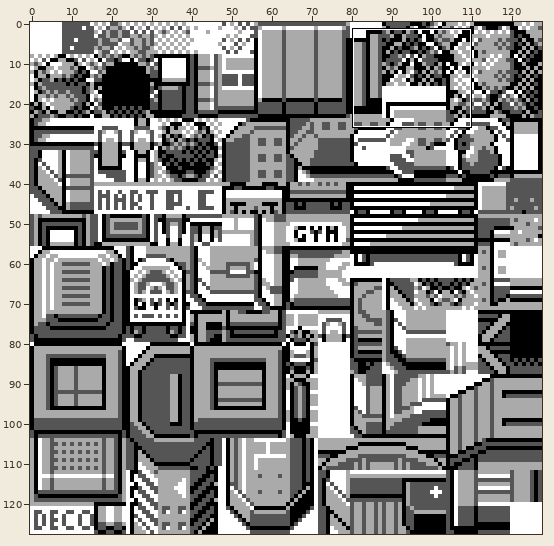
Two states of a sprite sheet, gfx/tilesets/kanto_4.png. The first picture is a wide view before the edit; the outline marks the close-up.
Close-up. Before the commit:
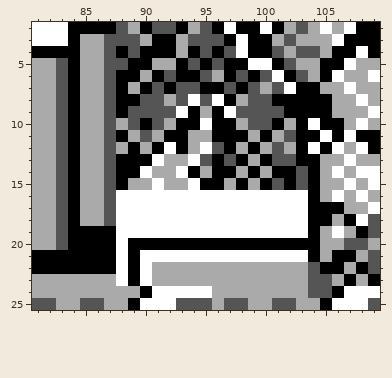
The file is 128x128 pixels. Shown: x 81..109, y 2..25.
After:
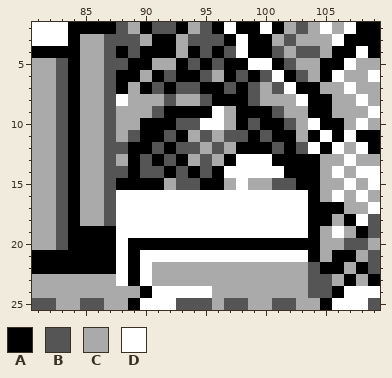
Palette (. is transparent): A #000000  B #555555  C #aaaaaa  D #ffffff
The commit says: Added "elbow" mountain joints to Kanto
Changes in this commit:
{"y":8,"x":88,"old":"AABBCBD","new":"DCCCBCC"}
{"y":8,"x":96,"old":"D","new":"A"}
{"y":8,"x":98,"old":"C","new":"A"}
{"y":8,"x":100,"old":"BAAA","new":"CCCD"}
{"y":9,"x":88,"old":"ABB","new":"CCC"}
{"y":9,"x":92,"old":"BD","new":"AA"}
{"y":9,"x":95,"old":"CADBBB","new":"ADCAAA"}
{"y":9,"x":102,"old":"AA","new":"CC"}
{"y":10,"x":89,"old":"B","new":"C"}
{"y":10,"x":91,"old":"BCAA","new":"AABB"}
{"y":10,"x":96,"old":"AAC","new":"DCA"}
{"y":10,"x":100,"old":"B","new":"A"}
{"y":10,"x":102,"old":"CA","new":"BC"}
{"y":11,"x":88,"old":"ACBCA","new":"CBAAB"}
{"y":11,"x":95,"old":"CAAACACBA","new":"BCBBABAAC"}
{"y":12,"x":88,"old":"C","new":"B"}
{"y":12,"x":90,"old":"CADACD","new":"ABABBC"}
{"y":12,"x":97,"old":"AC","new":"CA"}
{"y":12,"x":100,"old":"C","new":"A"}
{"y":12,"x":102,"old":"CA","new":"AB"}
{"y":13,"x":88,"old":"A","new":"C"}
{"y":13,"x":90,"old":"ADCCD","new":"BABAC"}
{"y":13,"x":96,"old":"ABACABB","new":"CADDDAA"}
{"y":14,"x":88,"old":"A","new":"B"}
{"y":14,"x":90,"old":"DCCD","new":"BBAB"}
{"y":14,"x":95,"old":"C","new":"B"}
{"y":14,"x":97,"old":"ACACA","new":"DDDDD"}
{"y":14,"x":103,"old":"B","new":"A"}
{"y":15,"x":89,"old":"CCD","new":"AAA"}
{"y":15,"x":93,"old":"CD","new":"BB"}
{"y":15,"x":98,"old":"A","new":"D"}
{"y":15,"x":100,"old":"A","new":"C"}
{"y":15,"x":102,"old":"AB","new":"BA"}
{"label":"changed","picture_box":[116,94,308,190]}
